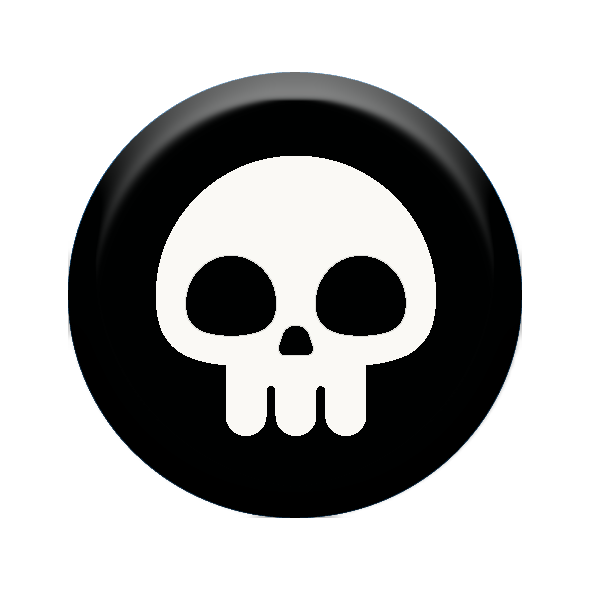
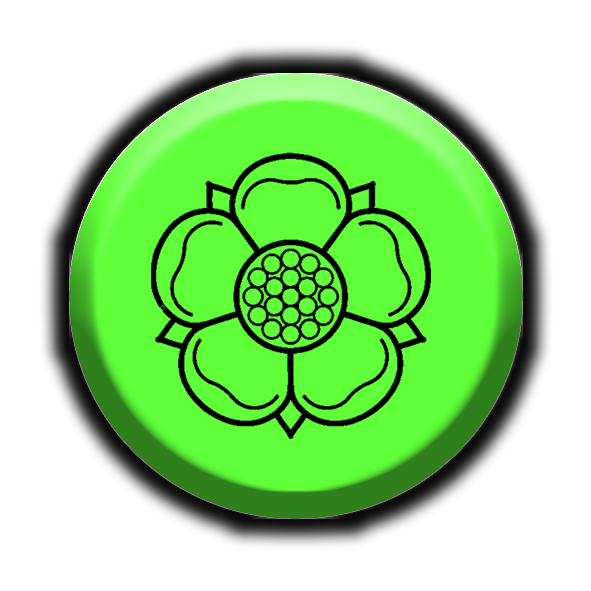
Layers edited between the first and the second 591x591 image:
hid group "n" (2 layers) over [68, 72, 522, 518]
added layer "Vrstva 38" above "Lorem Ipsum" over [151, 152, 431, 439]
added layer "Lorem Ipsum" above "Vrstva 3" over [151, 232, 431, 280]
showed "Vrstva 3", moved it out of group "w", painted on it over [69, 73, 523, 519]
